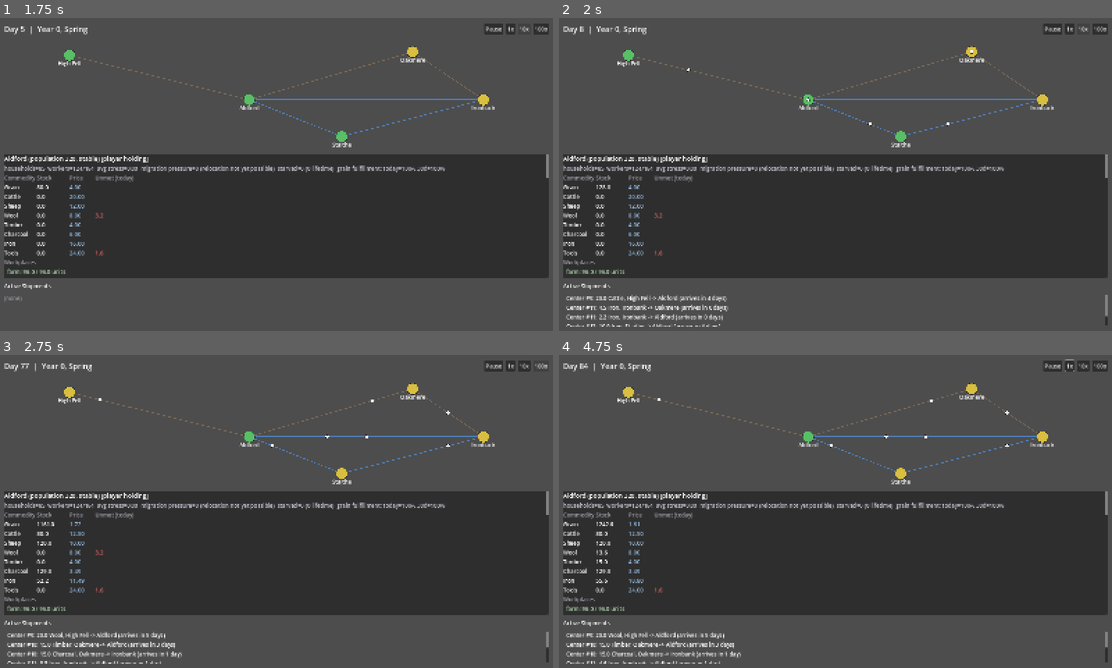
Above: before the commit, frames 1-4 (two rows, left to right).
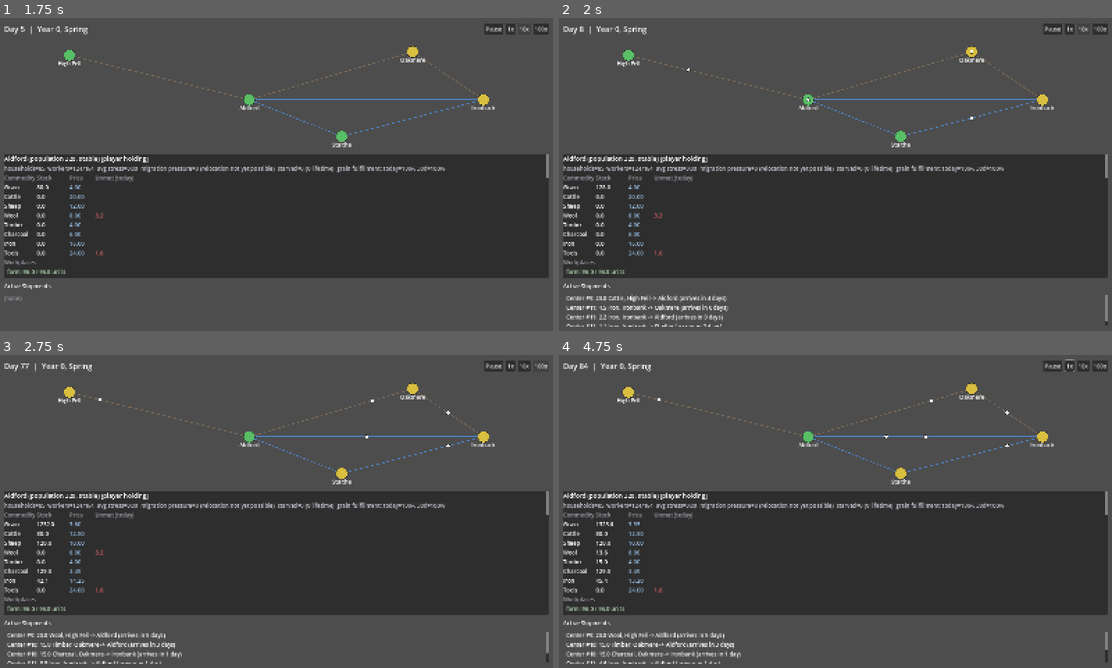
Above: after the commit, the same moments.

Repository: forsman5/sitka
Game: Godot game, scene res://scenes/sim/dashboard.tscn
Two runs of this game, one before a commit and one after it. Both use one fixed random seed, a clock stepped at 60 frames per second and the inputs below. This scene is started directly instead of the project's main scene.
Inputs (mouse positions are in pixels of both pictures, inside the frame that each line leads up to):
- Up to frame 1 (1.75 s): click "1x" at 0.5 s; click "10x" at 1.25 s
- Up to frame 2 (2 s): no input
- Up to frame 3 (2.75 s): click "100x" at 2 s
- Up to frame 4 (4.75 s): click "Pause" at 2.75 s; move the mouse to (957, 495) at 3.52 s; hold Right (ui_right) 3.53-4.25 s; hold Alt 3.53-4.25 s; click (957, 495) at 3.67 s; tap Enter at 4.25 s; drag from (724, 527) to (807, 574) at 4.27 s

Frame 1 is identical in both runs. In frame 2, 0.1% of the frame differs, in the area x 6-100%, y 31-99%; in frame 3, less than 0.1%; in frame 4, less than 0.1%.

Commit message:
Make settlement prices demand-relative instead of one valley-wide reference
Prices previously compared stock to a single fixed REFERENCE_STOCK per
commodity, so the same stockpile read as equally scarce in a 50-person
settlement and a 500-person one. _target_stock() now derives each
settlement's own target from expected household demand (grain/wool/tools
per-capita rates) plus expected industrial demand (workplace recipe inputs
at target_labor), held for PRICE_BUFFER_DAYS, plus a year-round lump for
the settlement's herd's winter fodder need. Falls back to REFERENCE_STOCK
for commodities nothing local actually consumes as a flow (cattle/sheep are
herd capital, not a rate).

Co-Authored-By: Claude Sonnet 5 <noreply@anthropic.com>
Claude-Session: https://claude.ai/code/session_01PD1e96mc6gd4JhXQyC36UH

Diff:
--- a/scripts/sim/simulation.gd
+++ b/scripts/sim/simulation.gd
@@ -46,11 +46,13 @@
 const COLLAPSE_HOUSEHOLD_THRESHOLD := 5
 const COLLAPSE_SUSTAINED_DAYS := 30
 
-## Milestone 1 (goods and routes): first-pass placeholder pricing/trade
-## constants. A settlement's price for a commodity is
-## base_price * clamp(reference_stock / stock, MIN, MAX) -- scarce is
-## pricier, abundant is cheaper, both bounded so nothing goes to zero or
-## infinity. Deliberately simple/explainable over a real clearing market.
+## Milestone 1 (goods and routes), retuned: a settlement's price for a
+## commodity is base_price * clamp(target_stock / stock, MIN, MAX) -- scarce
+## is pricier, abundant is cheaper, both bounded so nothing goes to zero or
+## infinity. target_stock is that settlement's OWN expected days-of-supply
+## need (see _target_stock), not a single valley-wide number, so the same
+## 500-grain stockpile reads as ample in a small settlement and thin in a
+## large one. Deliberately simple/explainable over a real clearing market.
 const BASE_PRICE: Dictionary[Commodity.Type, float] = {
 	Commodity.Type.GRAIN: 1.0,
 	Commodity.Type.CATTLE: 5.0,
@@ -61,6 +63,10 @@
 	Commodity.Type.IRON: 4.0,
 	Commodity.Type.TOOLS: 6.0,
 }
+## Fallback target stock for commodities _target_stock() can't derive from
+## demand -- cattle and sheep are herd capital (bred and held), not consumed
+## at a daily rate by anything this model tracks. Also still used as-is by
+## _run_trade's export reserve, which stays a flat per-commodity floor.
 const REFERENCE_STOCK: Dictionary[Commodity.Type, float] = {
 	Commodity.Type.GRAIN: 2000.0,
 	Commodity.Type.CATTLE: 200.0,
@@ -73,6 +79,9 @@
 }
 const PRICE_MULTIPLIER_MIN := 0.5
 const PRICE_MULTIPLIER_MAX := 4.0
+## Days of expected demand a settlement's price target holds as buffer --
+## the knob that turns a daily flow rate into a target stock.
+const PRICE_BUFFER_DAYS := 30.0
 
 ## A settlement won't export a commodity below this fraction of its own
 ## reference stock (keeps some at home rather than trading itself bare),
@@ -718,10 +727,62 @@
 	return total / ids.size()
 
 func _price_for(settlement: Settlement, commodity: Commodity.Type) -> float:
-	var reference: float = REFERENCE_STOCK[commodity]
+	var target: float = _target_stock(settlement, commodity)
 	var stock: float = max(settlement.stock(commodity), 0.01)
-	var multiplier: float = clamp(reference / stock, PRICE_MULTIPLIER_MIN, PRICE_MULTIPLIER_MAX)
+	var multiplier: float = clamp(target / stock, PRICE_MULTIPLIER_MIN, PRICE_MULTIPLIER_MAX)
 	return BASE_PRICE[commodity] * multiplier
+
+## This settlement's target stock for `commodity`: expected household demand
+## plus expected industrial (workplace input) demand, each held for
+## PRICE_BUFFER_DAYS, plus any lump seasonal commitment (winter fodder).
+## Falls back to REFERENCE_STOCK when nothing here actually consumes the
+## commodity as a flow (cattle/sheep are herd capital, not a rate).
+func _target_stock(settlement: Settlement, commodity: Commodity.Type) -> float:
+	var daily_demand: float = _expected_household_demand_per_day(settlement, commodity) \
+		+ _expected_industrial_demand_per_day(settlement, commodity)
+	var target: float = daily_demand * PRICE_BUFFER_DAYS + _seasonal_commitment(settlement, commodity)
+	return target if target > 0.0 else REFERENCE_STOCK[commodity]
+
+## Grain/wool/tools are the only commodities households draw on directly
+## (see _run_consumption) -- mirrors those per-person rates so the price
+## target tracks the same demand the tick loop actually enforces.
+func _expected_household_demand_per_day(settlement: Settlement, commodity: Commodity.Type) -> float:
+	var population: float = _live_population(settlement.id)
+	match commodity:
+		Commodity.Type.GRAIN:
+			return population * GRAIN_PER_PERSON_PER_DAY
+		Commodity.Type.WOOL:
+			return population * WOOL_PER_PERSON_PER_DAY
+		Commodity.Type.TOOLS:
+			return population * TOOLS_PER_PERSON_PER_DAY
+	return 0.0
+
+## Sum of this settlement's own workplaces' authored demand for `commodity`
+## as a recipe input, at the current season's output modifier. Uses
+## target_labor rather than the labor-constrained actual_labor so the price
+## target reflects designed capacity, not this tick's staffing shortfall.
+func _expected_industrial_demand_per_day(settlement: Settlement, commodity: Commodity.Type) -> float:
+	var s := season()
+	var total := 0.0
+	for workplace_id in settlement.workplace_ids:
+		var workplace: Workplace = workplaces[workplace_id]
+		if workplace.kind != Workplace.Kind.PRODUCTION:
+			continue
+		var rate: float = workplace.recipe.inputs.get(commodity, 0.0)
+		if rate <= 0.0:
+			continue
+		total += rate * workplace.target_labor * workplace.recipe.seasonal_modifiers[s]
+	return total
+
+## Lump addition to grain's target stock for this settlement's current
+## herd's full winter fodder need. Held year-round (not scaled by season) so
+## the price signal builds ahead of winter instead of only reacting once
+## herds are already being fed down.
+func _seasonal_commitment(settlement: Settlement, commodity: Commodity.Type) -> float:
+	if commodity != Commodity.Type.GRAIN:
+		return 0.0
+	var herd_head: float = settlement.stock(Commodity.Type.CATTLE) + settlement.stock(Commodity.Type.SHEEP)
+	return herd_head * FODDER_PER_HEAD_PER_SEASON
 
 func _latest_record(settlement_id: int) -> Dictionary:
 	var history: Array = _history.get(settlement_id, [])
